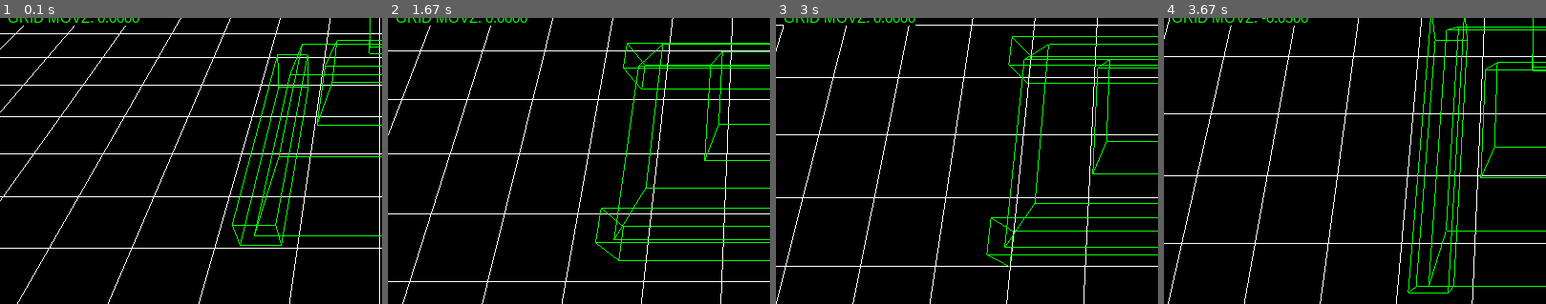
Above: before the commit, frames 1-4 (left to right).
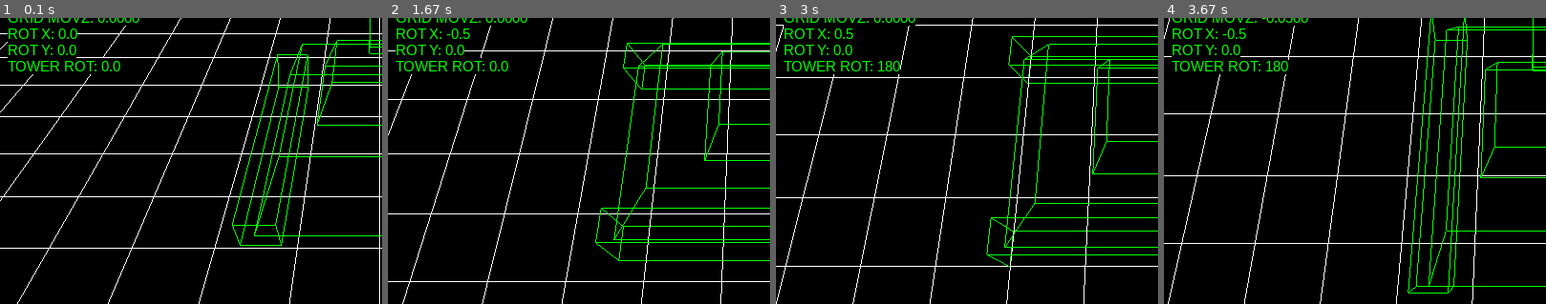
Above: after the commit, the same moments.

Repository: antonioam82/tank_controller
Game: pygame game, started from tank_demo_v.py
Two runs of this game, one before a commit and one after it. Both use one fixed random seed, a clock stepped at 60 frames per second and the inputs below.
Inputs:
- Up to frame 1 (0.1 s): no input
- Up to frame 2 (1.67 s): hold F 0.33-0.8 s; hold Right 0.33-0.8 s; tap G at 0.83 s; tap C at 1.17 s; hold Right from 1.5 s (still down)
- Up to frame 3 (3 s): release Right at 1.97 s; hold Up 2-2.3 s; tap F at 2.07, 2.4, 2.7, 2.9 s; tap G at 2.15 s; hold Right 2.33-2.8 s; tap V at 2.48 s; hold Left from 2.83 s (still down)
- Up to frame 4 (3.67 s): tap F at 3.2, 3.47 s; release Left at 3.37 s; hold Down from 3.4 s (still down); tap G at 3.55 s
The pictures show only the part of the screen within x 0-50%, y 26-76%; the shares and areas given below are measured in that part.

The runs differ from the first frame. In frame 1, 1.2% of the frame differs, in the area x 2-32%, y 2-20%; in frame 2, 1.1%; in frame 3, 1.1%; in frame 4, 1.2%.

Commit message:
Completada info pantalla

Diff:
--- a/tank_demo_v.py
+++ b/tank_demo_v.py
@@ -152,6 +152,7 @@
 
     model_angle = 180
     y_tower = 0.0
+    rot_x = 0.0
     rot_y = 0.0
     stop_camera = False
     scale = 1.0
@@ -254,9 +255,11 @@
             rot_y -= 1.0
 
         if keys[K_f]:
-            glRotatef(0.5, 1.0, 0.0, 0.0)
+            rot_x = 0.5
+            glRotatef(rot_x, 1.0, 0.0, 0.0)
         elif keys[K_g]:
-            glRotatef(-0.5, 1.0, 0.0, 0.0)
+            rot_x = -0.5
+            glRotatef(rot_x, 1.0, 0.0, 0.0)
 
         if keys[K_p]:
             y += 0.1
@@ -382,6 +385,9 @@
             draw_text(font, 10, 468, f'SRZ: {stop_rate_z:.4f}')
             draw_text(font, 10, 451, f'GRID MOV X: {grid_mov_x:.4f}')
             draw_text(font, 10, 434, f'GRID MOVZ: {grid_mov_z:.4f}')
+            draw_text(font, 10, 417, f'ROT X: {rot_x}')
+            draw_text(font, 10, 400, f'ROT Y: {rot_y}')
+            draw_text(font, 10, 383, f'TOWER ROT: {y_tower}')
 
         pygame.display.flip()
         pygame.time.wait(10)
